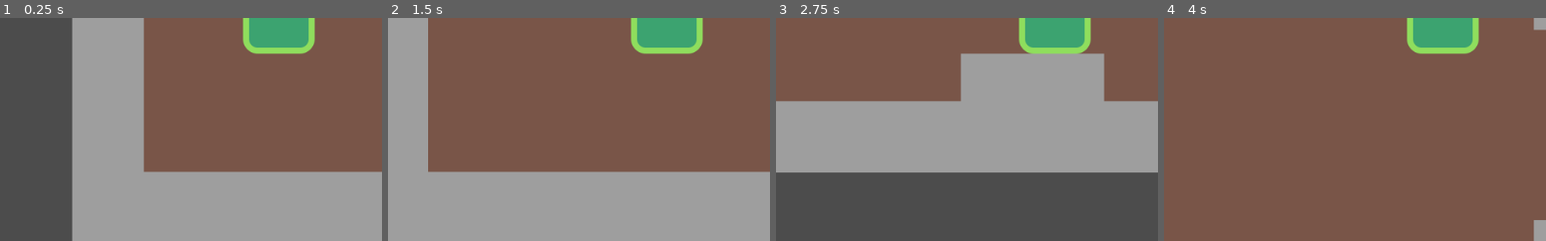
Above: before the commit, frames 1-4 (left to right).
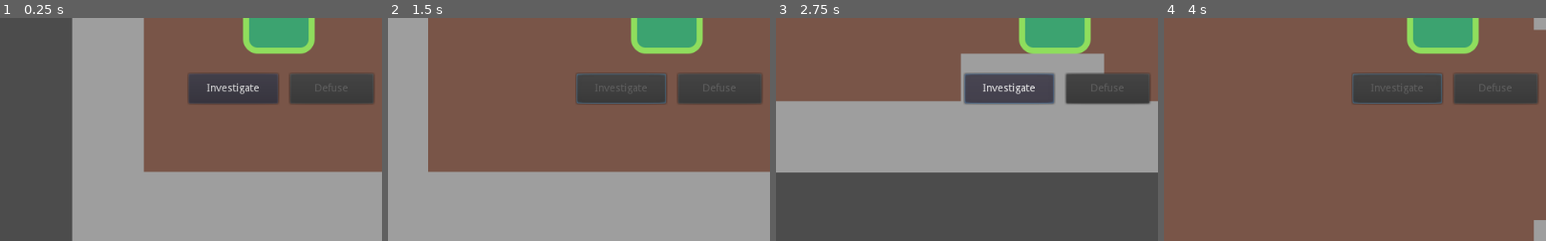
Above: after the commit, the same moments.

Repository: ofrank123/stacshack-2022
Game: Godot game, scene res://MainScene.tscn
Two runs of this game, one before a commit and one after it. Both use one fixed random seed, a clock stepped at 60 frames per second and the inputs below.
Inputs (mouse positions are % of the whole screen's width and height, from its top left):
- Up to frame 1 (0.25 s): no input
- Up to frame 2 (1.5 s): click (44, 66) at 0.5 s, where only the run after the commit has a clickable "Investigate"; tap Enter at 1.25 s; hold Right (right) from 1.28 s (still down)
- Up to frame 3 (2.75 s): release Right (right) at 2.03 s; hold Down (down) from 2.03 s (still down)
- Up to frame 4 (4 s): tap Space at 2.75 s; release Down (down) at 2.78 s; hold Right (right) 2.78-3.53 s; hold Up (up) from 3.53 s (still down)
The pictures show only the part of the screen within x 14-64%, y 50-100%; the shares and areas given below are measured in that part.

The runs differ from the first frame. In frame 1, 6.4% of the frame differs, in the area x 49-98%, y 24-39%; in frame 2, 6.4%; in frame 3, 6.5%; in frame 4, 6.4%.

Commit message:
investigate and defuse buttons

Diff:
--- /dev/null
+++ b/godot-proj/Defuse.gd
@@ -0,0 +1,14 @@
+extends Button
+
+onready var root = get_node("/root/Root")
+
+func _pressed() -> void:
+	var roomStateStr = str(root.current_room) + "3"
+	RoomsData.room_states = roomStateStr
+
+func _process(delta):
+	# this plus the other people requirement
+	if (RoomsData.roomsAndState[root.current_room] == 2):
+		self.disabled= false
+	else:
+		self.disabled = true
--- /dev/null
+++ b/godot-proj/Investigate.gd
@@ -0,0 +1,13 @@
+extends Button
+
+onready var root = get_node("/root/Root")
+
+func _pressed() -> void:
+	var roomStateStr = str(root.current_room) + "1"
+	RoomsData.room_states = roomStateStr
+
+func _process(delta):
+	if (RoomsData.roomsAndState[root.current_room] > 0):
+		self.disabled=true
+	else:
+		self.disabled = false
--- a/godot-proj/Player.tscn
+++ b/godot-proj/Player.tscn
@@ -1,7 +1,9 @@
-[gd_scene load_steps=4 format=2]
+[gd_scene load_steps=6 format=2]
 
 [ext_resource path="res://src/Actors/Player.gd" type="Script" id=1]
 [ext_resource path="res://assets/player.png" type="Texture" id=2]
+[ext_resource path="res://Investigate.gd" type="Script" id=3]
+[ext_resource path="res://Defuse.gd" type="Script" id=4]
 
 [sub_resource type="RectangleShape2D" id=1]
 extents = Vector2( 48, 48 )
@@ -20,3 +22,19 @@
 [node name="CollisionShape2D" type="CollisionShape2D" parent="."]
 position = Vector2( 0, -48 )
 shape = SubResource( 1 )
+
+[node name="Investigate" type="Button" parent="."]
+margin_left = -121.0
+margin_top = 27.0
+margin_right = -1.0
+margin_bottom = 67.0
+text = "Investigate"
+script = ExtResource( 3 )
+
+[node name="Defuse" type="Button" parent="."]
+margin_left = 15.0
+margin_top = 27.0
+margin_right = 127.0
+margin_bottom = 67.0
+text = "Defuse"
+script = ExtResource( 4 )
--- a/godot-proj/Root.gd
+++ b/godot-proj/Root.gd
@@ -22,5 +22,5 @@
 			new_other.id = player.id
 			_others.add_child(new_other)
 
-func _process(_delta):
-	print(current_room)
+#func _process(_delta):
+#	print(current_room)
--- /dev/null
+++ b/godot-proj/Start.gd
@@ -0,0 +1,33 @@
+extends Node2D
+
+var map_sprites = {
+	"start": "res://src/Environment/start_room.tscn",
+	"middle": "res://src/Environment/middle_room.tscn",
+	"end": "res://src/Environment/end_room.tscn"
+}
+
+export var map = []
+var players = 4
+var roomMultiplier = 2
+
+func generate_map(numRooms):
+	map.append("start")
+	for i in numRooms:
+		map.append("middle")
+	map.append("end")
+
+
+
+func _ready():
+	var numRooms = players * roomMultiplier
+	self.generate_map(numRooms)
+	print(map)
+
+
+#func show_map(map_name):
+#	if self.current_map != null:
+#		#deletes current node
+#		self.current_map.queue_free()
+#	self.current_map = load(map_sprites[map_name]).instance()
+#	self.current_map.z_index = -1
+#	self.add_child(self.current_map)
--- a/godot-proj/project.godot
+++ b/godot-proj/project.godot
@@ -13,6 +13,10 @@
 config/name="Stacshack - 2022"
 run/main_scene="res://MainScene.tscn"
 config/icon="res://icon.png"
+
+[autoload]
+
+RoomsData="*res://src/Autoload/RoomsData.tscn"
 
 [input]
 
--- /dev/null
+++ b/godot-proj/src/Autoload/RoomsData.gd
@@ -0,0 +1,17 @@
+extends Node
+
+#this will be global -- whole game can access this!
+signal rooms_updated
+
+#everytime we change a room state, we call the signal using these variables through setget
+var room_states: = "" setget set_roomState
+
+var roomsAndState := [0,0,0,0,0,0]
+
+func set_roomState(roomData:String) -> void:
+	var roomIndex = roomData[0]
+	var roomState = roomData[1]
+	room_states = roomData
+	roomsAndState[int(roomIndex)] = int(roomState)
+	print(roomsAndState)
+	emit_signal("rooms_updated",room_states)
--- /dev/null
+++ b/godot-proj/src/Autoload/RoomsData.tscn
@@ -0,0 +1,6 @@
+[gd_scene load_steps=2 format=2]
+
+[ext_resource path="res://src/Autoload/RoomsData.gd" type="Script" id=1]
+
+[node name="RoomsData" type="Node"]
+script = ExtResource( 1 )
--- a/godot-proj/src/Environment/room.gd
+++ b/godot-proj/src/Environment/room.gd
@@ -5,6 +5,12 @@
 
 export var room_id := 0
 
+# 0 - uninvestigated, 1 - investigating, 2 - investigated, 3 - defusing , 4 - defusing (failed)
+export var room_state := 0
+
+#to do: generated for firs time, set likeliness
+export var room_likeliness := 0
+
 # Called when the node enters the scene tree for the first time.
 func _ready():
 	area.connect("body_entered", self, "_on_room_entered")
--- a/godot-proj/src/Network/NetworkClient.gd
+++ b/godot-proj/src/Network/NetworkClient.gd
@@ -1,7 +1,7 @@
 extends Node
 
 # The URL we will connect to
-export var websocket_url = "wss://of9.host.cs.st-andrews.ac.uk/node"
+export var websocket_url = "wss://sh318.host.cs.st-andrews.ac.uk/node"
 
 # Our WebSocketClient instance
 var _client = WebSocketClient.new()
Binary file added: godot-proj/assets/left.png
Not shown, added: godot-proj/assets/left.png.import
Binary file added: godot-proj/assets/right.png
Not shown, added: godot-proj/assets/right.png.import
